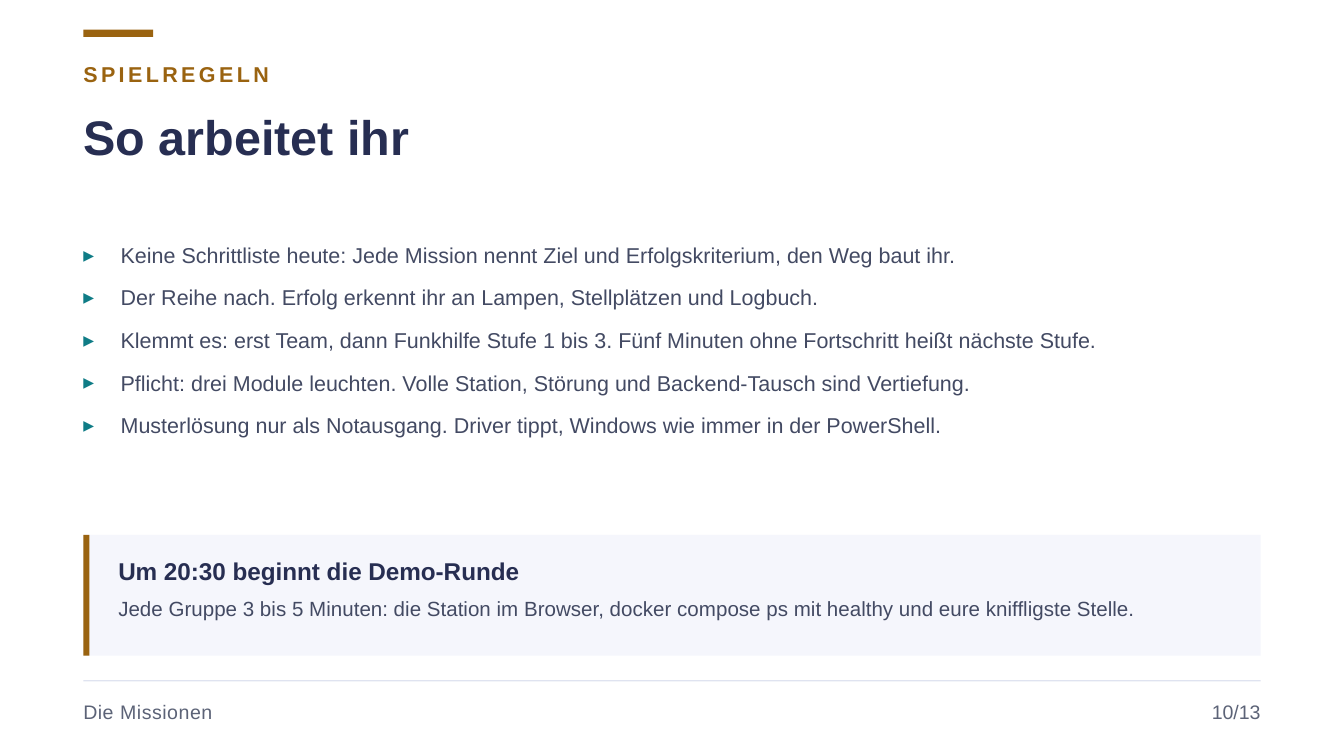
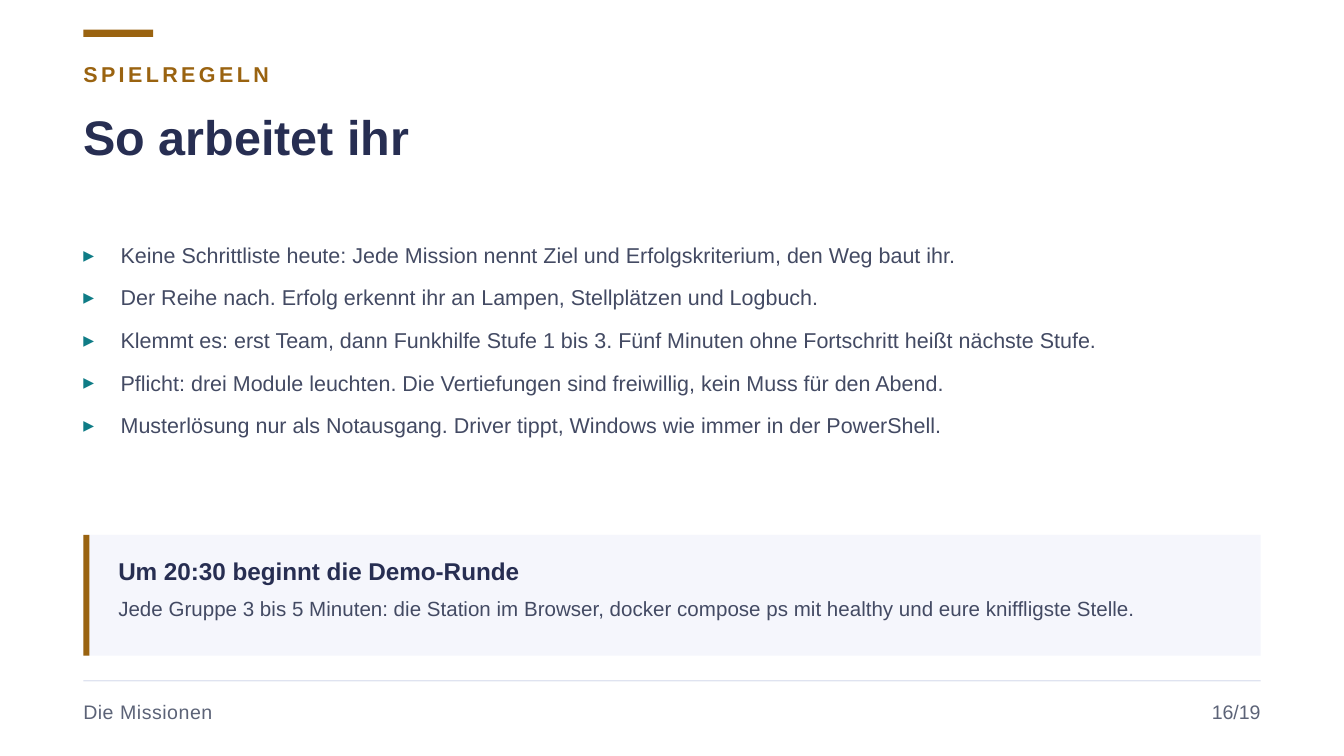
Before and after one commit to JacobMenge/kurs-unterlagen, a slide deck: slide 19 of folien/08-docker-praxis.pptx (slide 13 before the commit). Drawn at 1344x756 pixels with LibreOffice and Linux fonts; fonts in the diff are those of the drawing. Boxes give left, top, right and bottom in pixels: in the first picture for what was removed or moved away, otherwise in the second. Text is boxed around its words. In the diff, an @@ line names an element or a change of style, - is before the commit and + after.

```diff
--- a/folien/08-docker-praxis.pptx
+++ b/folien/08-docker-praxis.pptx
@@ text at (121, 375, 943, 396): text changed @@
-▸ Pflicht: drei Module leuchten. Volle Station, Störung und Backend-Tausch sind Vertiefung.
+▸ Pflicht: drei Module leuchten. Die Vertiefungen sind freiwillig, kein Muss für den Abend.
@@ text at (1212, 705, 1261, 719): text changed @@
-10/13
+16/19
```
Also in this commit, not shown: 11 other slides changed, 7 slides added, 1 slide removed, 8 other files.
